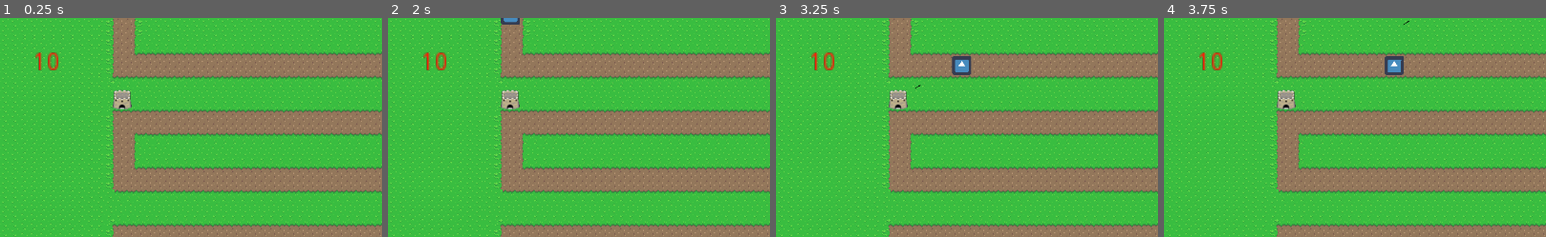
Above: before the commit, frames 1-4 (left to right).
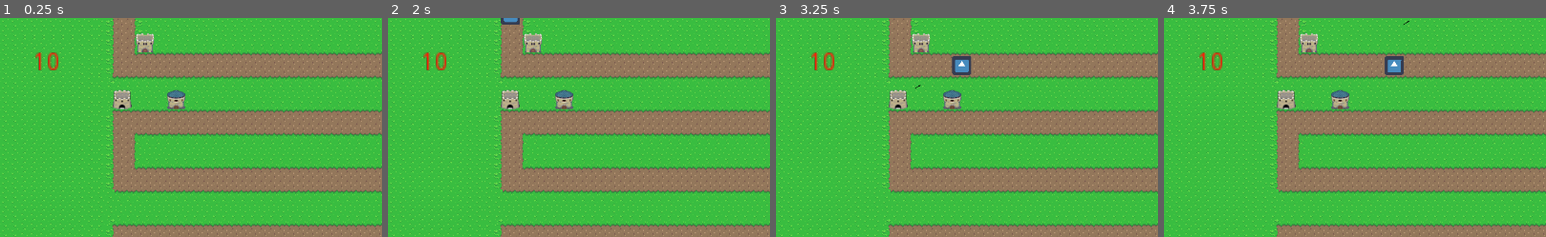
Above: after the commit, the same moments.

Repository: eheroedog/TDcollab
Game: Godot game, scene res://world1.tscn
Two runs of this game, one before a commit and one after it. Both use one fixed random seed, a clock stepped at 60 frames per second and the inputs below. The engine's default icon, where the game draws it, is replaced by a stand-in: a white triangle on a blue panel in a dark square.
Inputs:
- Up to frame 1 (0.25 s): no input
- Up to frame 2 (2 s): tap Enter at 0.5 s; tap Space at 1.25 s
- Up to frame 3 (3.25 s): tap Enter at 2 s
- Up to frame 4 (3.75 s): no input
The pictures show only the part of the screen within x 0-50%, y 0-50%; the shares and areas given below are measured in that part.

The runs differ from the first frame. In frame 1, 0.8% of the frame differs, in the area x 35-49%, y 6-42%; in frame 2, 0.8%; in frame 3, 0.8%; in frame 4, 0.8%.

Commit message:
more stuff?

Diff:
--- /dev/null
+++ b/tdtest/tower1a.tscn
@@ -0,0 +1,8 @@
+[gd_scene load_steps=2 format=2]
+
+[ext_resource path="res://Assets/tower1a.png" type="Texture" id=1]
+
+[node name="tower1a" type="Area2D"]
+
+[node name="Sprite" type="Sprite" parent="."]
+texture = ExtResource( 1 )
--- /dev/null
+++ b/tdtest/tower2.tscn
@@ -0,0 +1,8 @@
+[gd_scene load_steps=2 format=2]
+
+[ext_resource path="res://Assets/tower2a.png" type="Texture" id=1]
+
+[node name="tower2" type="Area2D"]
+
+[node name="Sprite" type="Sprite" parent="."]
+texture = ExtResource( 1 )
--- a/tdtest/world1.tscn
+++ b/tdtest/world1.tscn
@@ -1,10 +1,12 @@
-[gd_scene load_steps=9 format=2]
+[gd_scene load_steps=11 format=2]
 
 [ext_resource path="res://Assets/Tiles/GrassTileSetIMG.png" type="Texture" id=1]
+[ext_resource path="res://tower2.tscn" type="PackedScene" id=2]
 [ext_resource path="res://PathSpawner.gd" type="Script" id=3]
 [ext_resource path="res://basicTower.tscn" type="PackedScene" id=4]
 [ext_resource path="res://End.gd" type="Script" id=5]
 [ext_resource path="res://Main.gd" type="Script" id=6]
+[ext_resource path="res://tower1a.tscn" type="PackedScene" id=7]
 
 [sub_resource type="TileSet" id=1]
 0/name = "GrassTileSetIMG.png 0"
@@ -212,5 +214,11 @@
 [node name="end" type="CollisionShape2D" parent="End"]
 shape = SubResource( 3 )
 
+[node name="tower2" parent="." instance=ExtResource( 2 )]
+position = Vector2( 295.185, 136.843 )
+
+[node name="tower1a" parent="tower2" instance=ExtResource( 7 )]
+position = Vector2( -52.185, -95.343 )
+
 [connection signal="shoot_projectile" from="Basic" to="." method="_on_Basic_shoot_projectile"]
 [connection signal="area_entered" from="End" to="End" method="_on_End_area_entered"]
Binary file added: tdtest/Assets/tower1a.png
Not shown, added: tdtest/Assets/tower1a.png.import
Binary file added: tdtest/Assets/tower2a.png
Not shown, added: tdtest/Assets/tower2a.png.import
